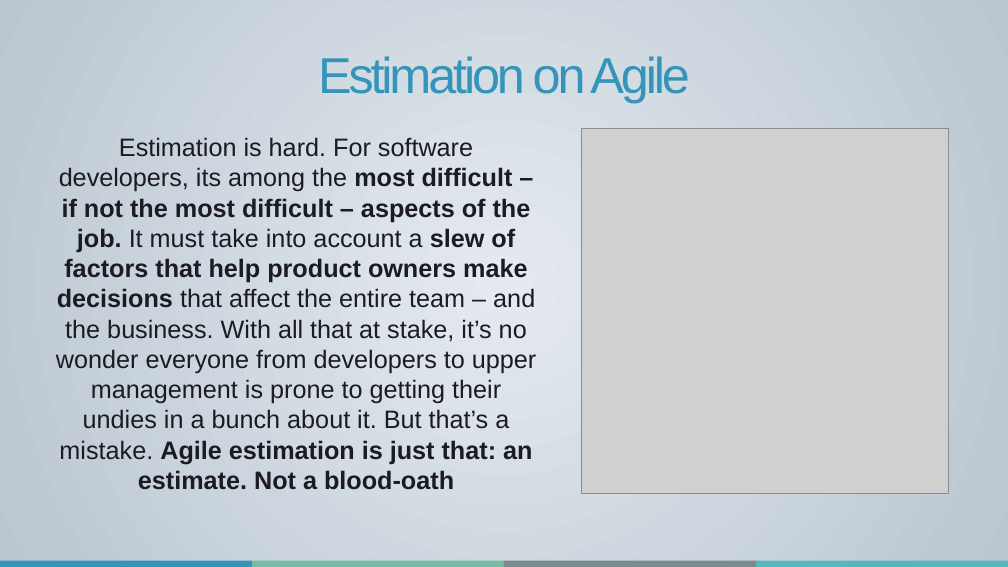
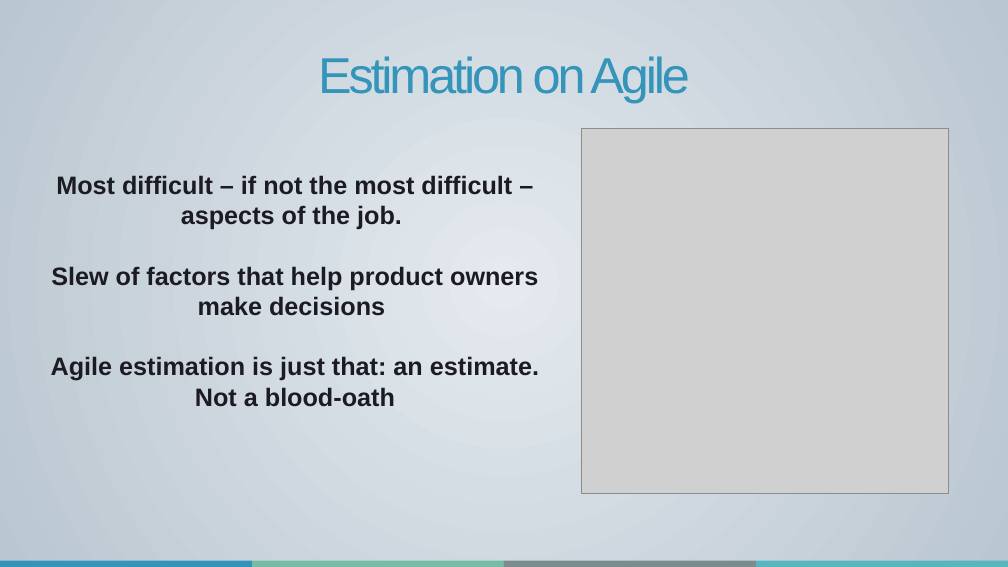
Before and after one commit to leonardo-s-mattos/presentations, a slide deck: slide 7 of Agile Estimation Paper AgileCamp Ny 2019.pptx. Drawn at 1008x567 pixels with LibreOffice and Linux fonts; fonts in the diff are those of the drawing; grey boxes stand for pictures. Boxes give left, top, right and bottom in pixels: in the first picture for what was removed or moved away, otherwise in the second. Text is boxed around its words. In the diff, an @@ line names an element or a change of style, - is before the commit and + after.

```diff
--- a/Agile Estimation Paper AgileCamp Ny 2019.pptx
+++ b/Agile Estimation Paper AgileCamp Ny 2019.pptx
@@ text at (51, 175, 539, 407): text changed; bold on @@
-Estimation is hard. For software developers, its among the most difficult – if not the most difficult – aspects of the job. It must take into account a slew of factors that help product owners make decisions that affect the entire team – and the business. With all that at stake, it’s no wonder everyone from developers to upper management is prone to getting their undies in a bunch about it. But that’s a mistake. Agile estimation is just that: an estimate. Not a blood-oath
+Most difficult – if not the most difficult – aspects of the job.
+Slew of factors that help product owners make decisions
+Agile estimation is just that: an estimate. Not a blood-oath
```
Also in this commit, not shown: 1 other slide changed, 3 other files.
